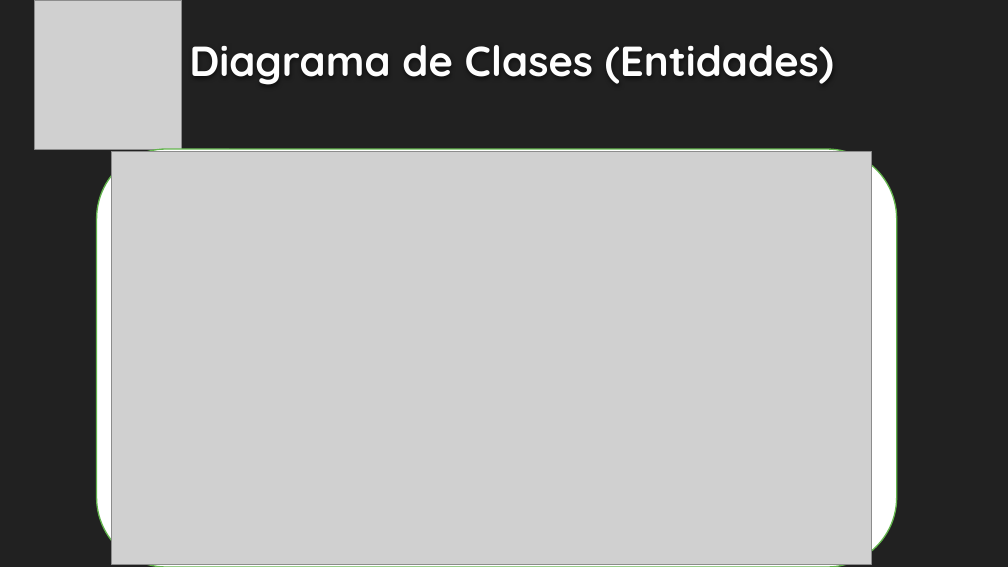
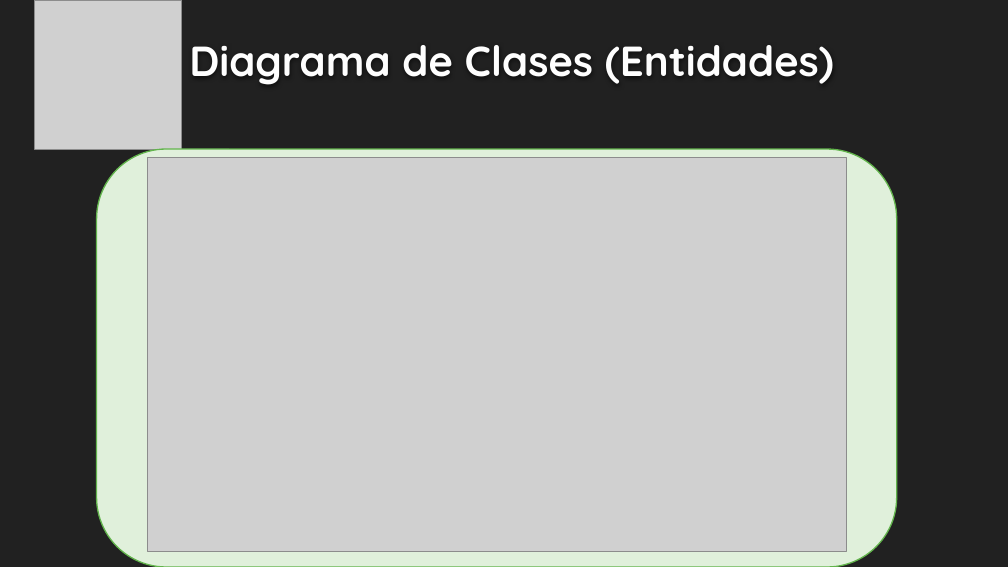
Before and after one commit to fallemand/quegolazo, a slide deck: slide 18 of Documentacion/Presentación Grado de Avances/Presentación Proyecto - Grado de Avances.pptx (slide 17 before the commit). Drawn at 1008x567 pixels with LibreOffice and Linux fonts; fonts in the diff are those of the drawing; grey boxes stand for pictures; background and template pictures are left out. Boxes give left, top, right and bottom in pixels: in the first picture for what was removed or moved away, otherwise in the second. Text is boxed around its words. In the diff, an @@ line names an element or a change of style, - is before the commit and + after.

```diff
--- a/Documentacion/Presentación Grado de Avances/Presentación Proyecto - Grado de Avances.pptx
+++ b/Documentacion/Presentación Grado de Avances/Presentación Proyecto - Grado de Avances.pptx
@@ rounded rectangle at (97,149,897,567): fill #FFFFFF to #E0F0DB @@
@@ picture: place and size @@
-picture at (112,152,872,565)
+picture at (147,158,846,552)
```
Also in this commit, not shown: 1 other slide changed, 1 slide added, 19 other files.
